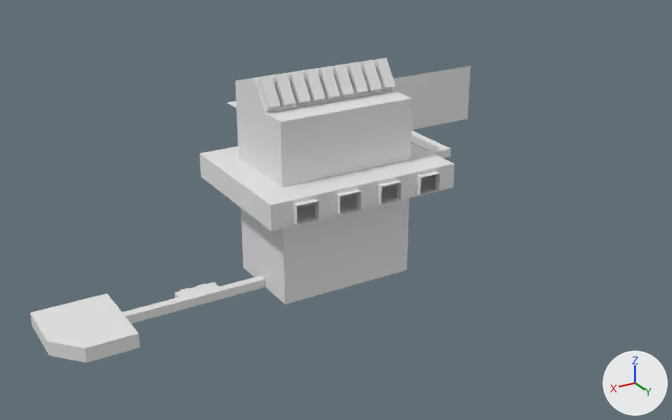
The FBX model Assets/Meshes/berghain-dream.fbx, before and after one commit.
Both versions are drawn from a 50 mm camera at (237.0, 407.0, 238.0) aimed at (-12.0, -7.0, 31.0). Lighting does not change. The marker at lower right points along +X, +Y and +Z.

In view in the first picture: 'base.001', 'hall', 'houseRoom', 'outsideWall'.
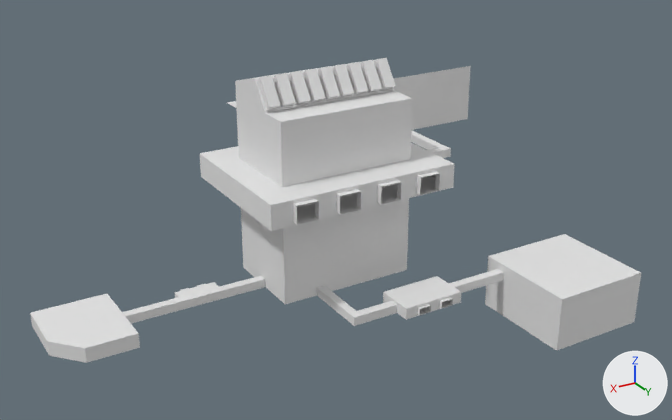
Changed parts and their boxes (x1, y1, x2, y2) in the pictures (672 x 420 px):
'darkHall', added: after (317, 234, 641, 351)

The change, as a list of edits to the scene's bpy script:
```text
Add me_cube_040:
    me_cube_040.from_pydata(...)  # 216 vertices, 205 faces; spans x -135.0..20.0, y 25.0..107.0, z -21.0..9.0
    me_cube_040.materials.append(mat_material)  # white #e7e7e7
Add ob_darkhall:
    ob_darkhall = bpy.data.objects.new('darkHall', me_cube_040)
    ob_darkhall.location = (0.0, 0.0, 0.0)
```
